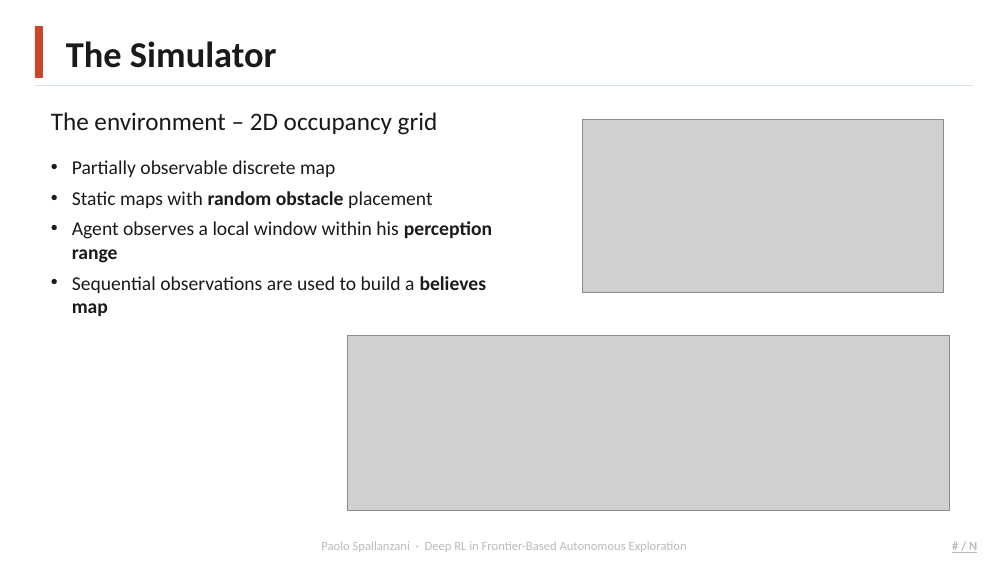
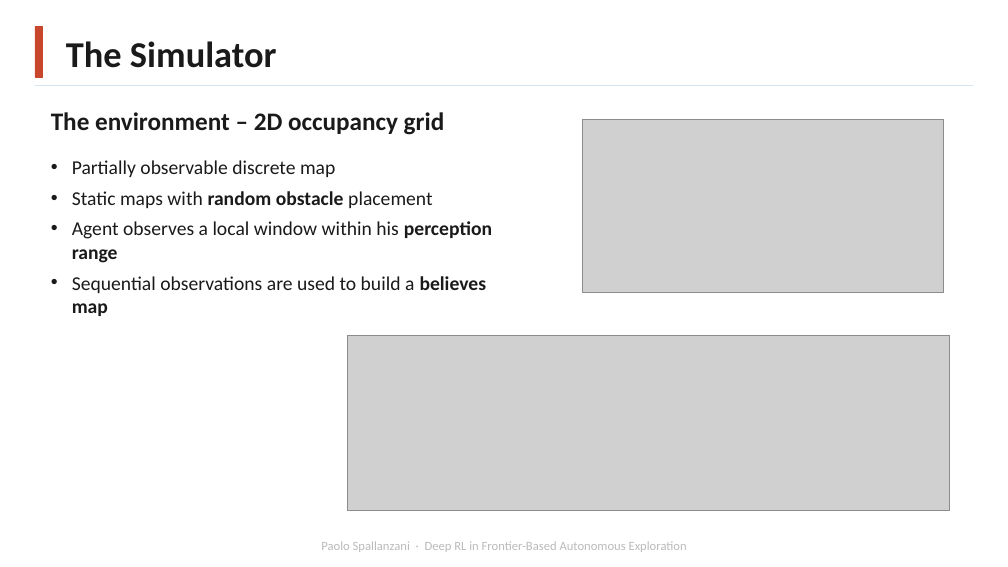
Before and after one commit to Paolo-Spall/presentazione_tesi_dae, a slide deck: slide 10 of presentation_1.pptx. Drawn at 1008x567 pixels with LibreOffice and Linux fonts; fonts in the diff are those of the drawing; grey boxes stand for pictures; background and template pictures are left out. Boxes give left, top, right and bottom in pixels: in the first picture for what was removed or moved away, otherwise in the second. Text is boxed around its words. In the diff, an @@ line names an element or a change of style, - is before the commit and + after.

```diff
--- a/presentation_1.pptx
+++ b/presentation_1.pptx
@@ text "The environment – 2D occupancy ..." at (51, 112, 445, 135): bold on @@
@@ text removed at (926, 535, 977, 557) @@
-# / N
@@ text removed at (969, 542, 977, 553) @@
-# / N
```
Also in this commit, not shown: 22 other slides changed, 6 slides added, 3 other files.
